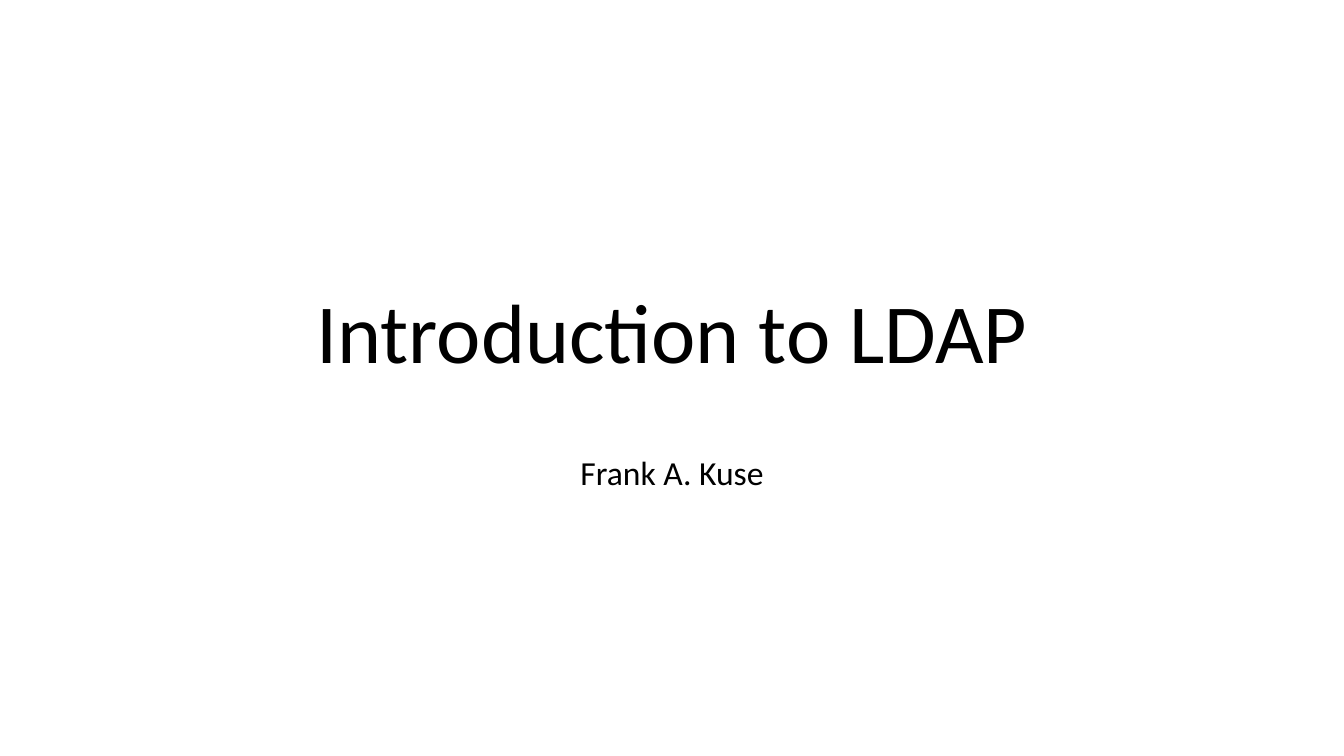
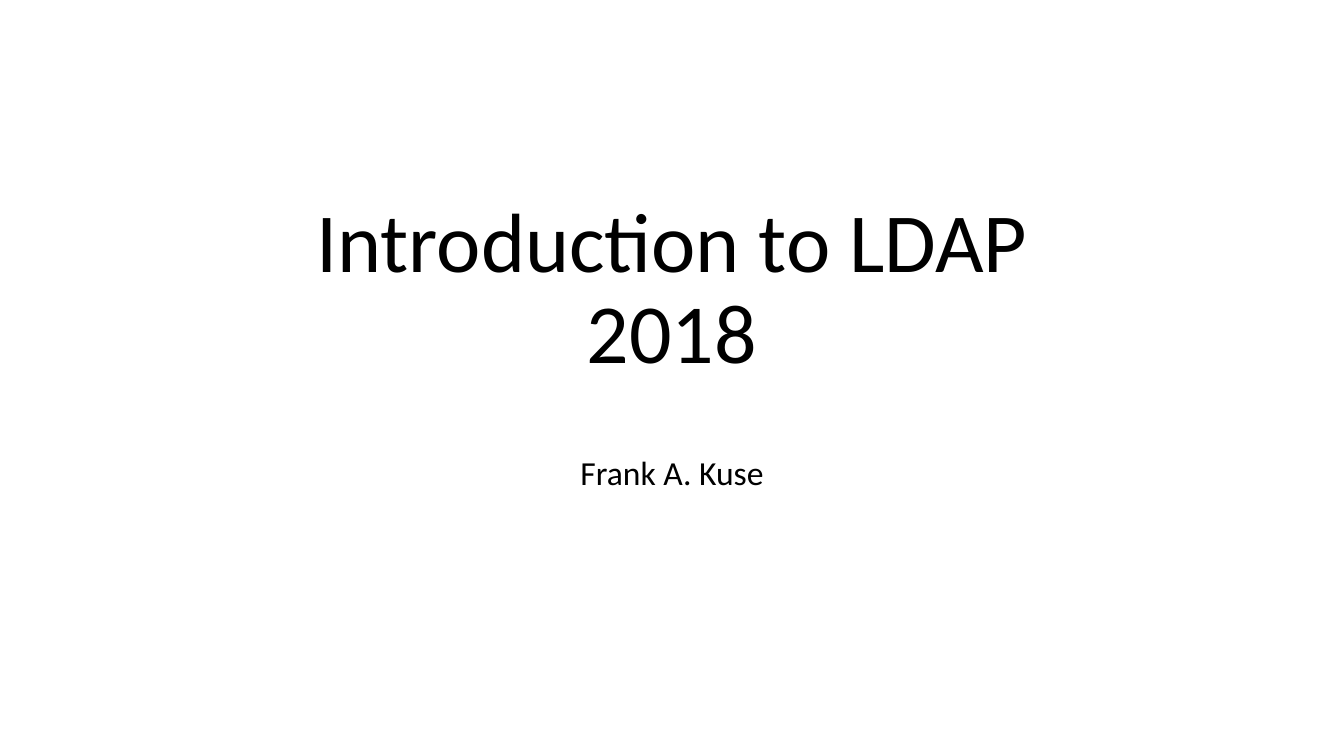
Before and after one commit to afnog/sse, a slide deck: slide 1 of ldap/Openldap presentation.pptx. Drawn at 1344x756 pixels with LibreOffice and Linux fonts; fonts in the diff are those of the drawing. Boxes give left, top, right and bottom in pixels: in the first picture for what was removed or moved away, otherwise in the second. Text is boxed around its words. In the diff, an @@ line names an element or a change of style, - is before the commit and + after.

Commit message:
ldap upd

```diff
--- a/ldap/Openldap presentation.pptx
+++ b/ldap/Openldap presentation.pptx
@@ title at (x1=316, y1=213, x2=1028, y2=364): text changed @@
-Introduction to LDAP
+Introduction to LDAP
+2018
```
Also in this commit, not shown: 2 other files.
